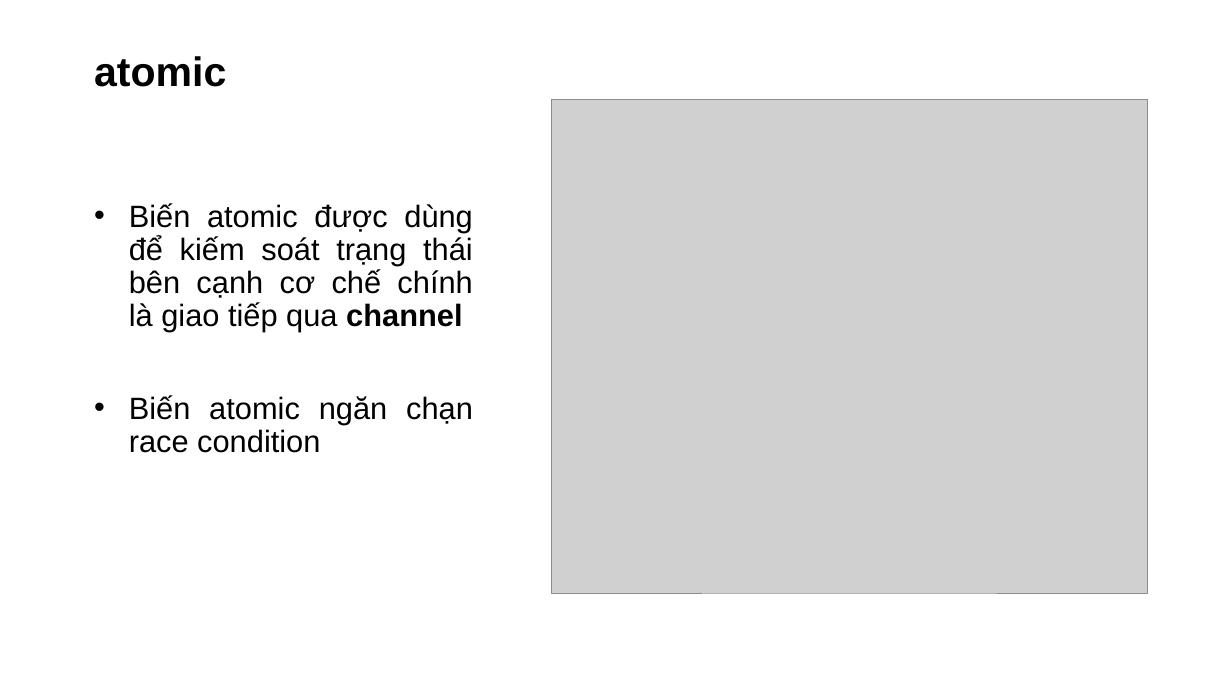
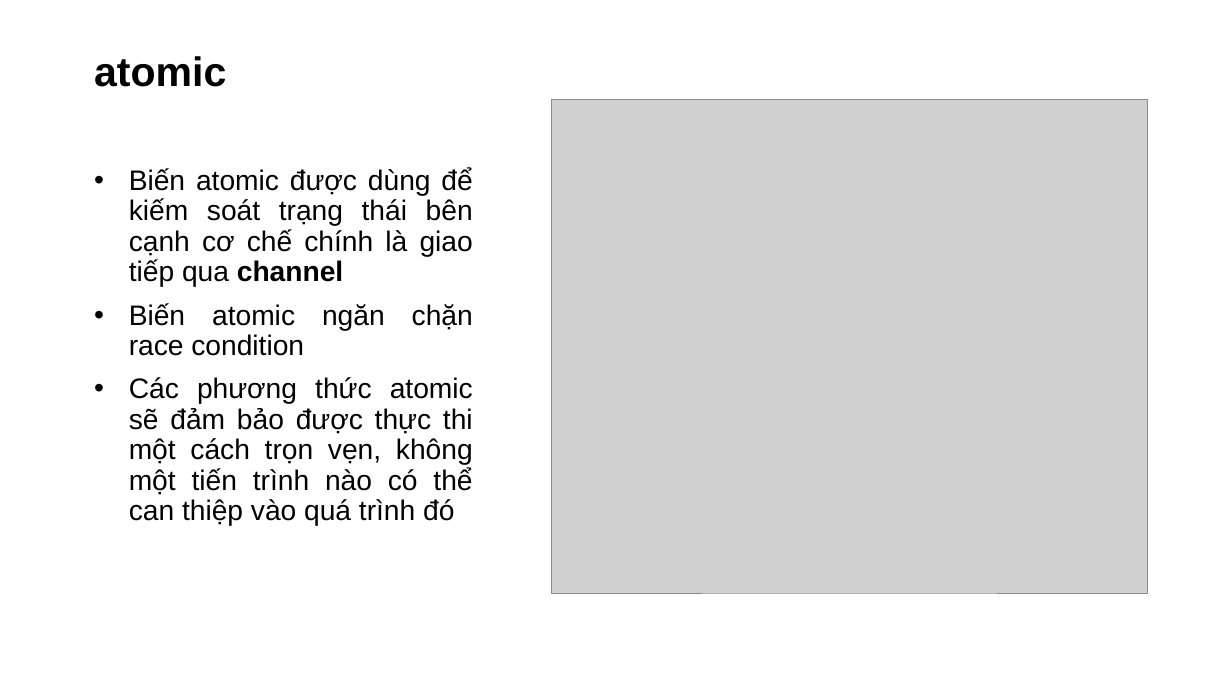
Before and after one commit to dangnm9699/Learn-Golang, a slide deck: slide 38 of Problem and Solution in Concurrency.pptx (slide 25 before the commit). Drawn at 1232x693 pixels with LibreOffice and Linux fonts; fonts in the diff are those of the drawing; grey boxes stand for pictures. Boxes give left, top, right and bottom in pixels: in the first picture for what was removed or moved away, otherwise in the second. Text is boxed around its words. In the diff, an @@ line names an element or a change of style, - is before the commit and + after.

```diff
--- a/Problem and Solution in Concurrency.pptx
+++ b/Problem and Solution in Concurrency.pptx
@@ text at box(129, 168, 473, 287): size 24 to 22 pt in "Biến atomic được dùng để kiếm soát ..." @@
@@ text at box(129, 303, 473, 526): text changed; size 24 to 22 pt @@
-• Biến atomic ngăn chạn race condition
+• Biến atomic ngăn chặn race condition
+• Các phương thức atomic sẽ đảm bảo được thực thi một cách trọn vẹn, không một tiến trình nào có thể can thiệp vào quá trình đó
```
Also in this commit, not shown: 6 other slides changed, 19 slides added, 6 slides removed, 1 other file.
